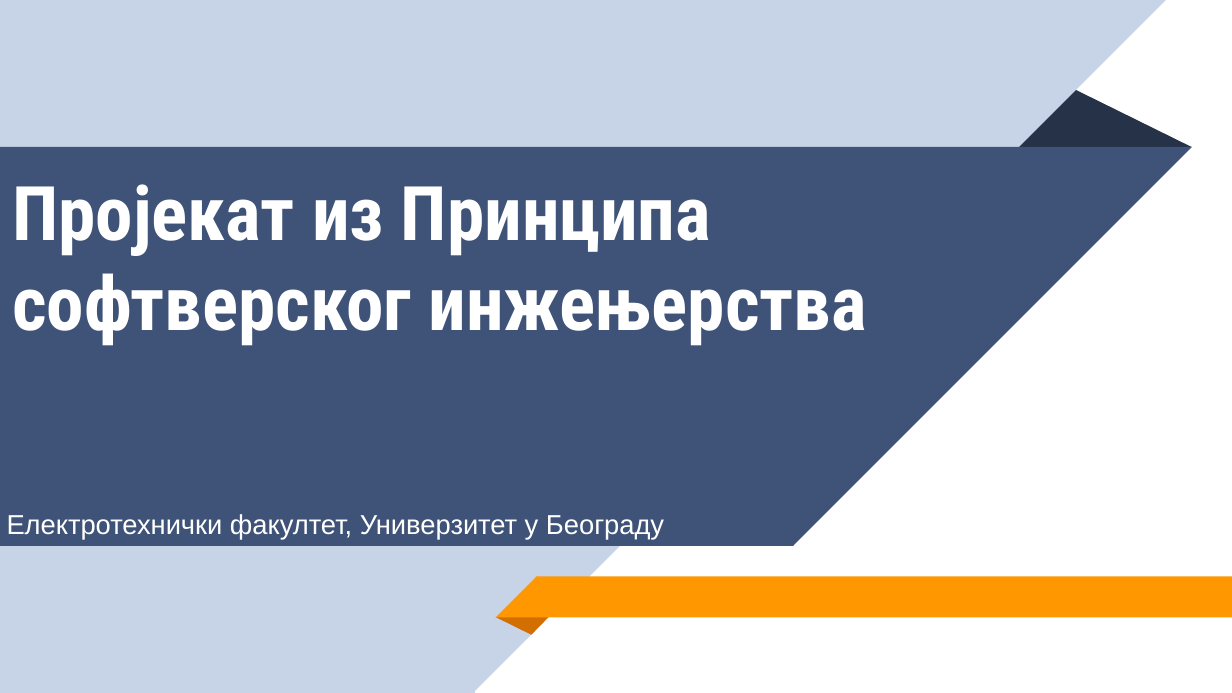
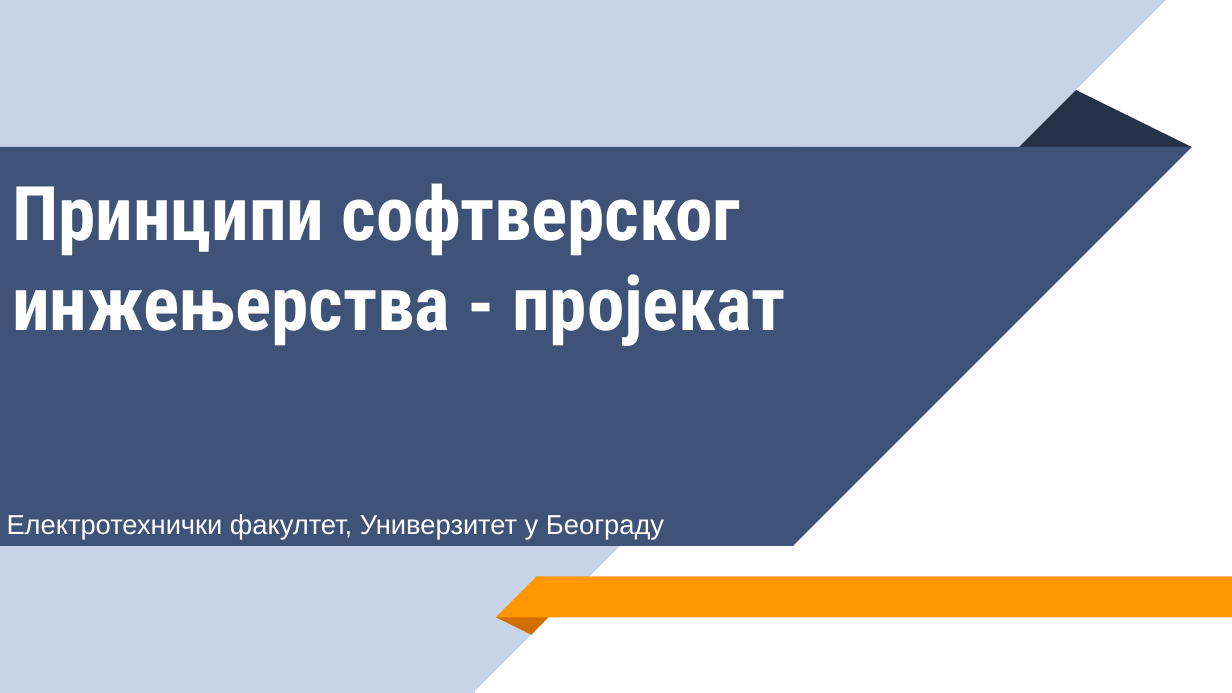
Before and after one commit to NikolaJov96/GravityCrusher, a slide deck: slide 1 of doc/presentation/PSI_GravityCrusher.pptx. Drawn at 1232x693 pixels with LibreOffice and Linux fonts; fonts in the diff are those of the drawing. Boxes give left, top, right and bottom in pixels: in the first picture for what was removed or moved away, otherwise in the second. Text is boxed around its words. In the diff, an @@ line names an element or a change of style, - is before the commit and + after.

Commit message:
updated presentation

```diff
--- a/doc/presentation/PSI_GravityCrusher.pptx
+++ b/doc/presentation/PSI_GravityCrusher.pptx
@@ title at [12, 183, 786, 346]: text changed @@
-Пројекат из Принципа софтверског инжењерства
+Принципи софтверског инжењерства - пројекат
```
Also in this commit, not shown: 4 other slides changed, 1 other file.
